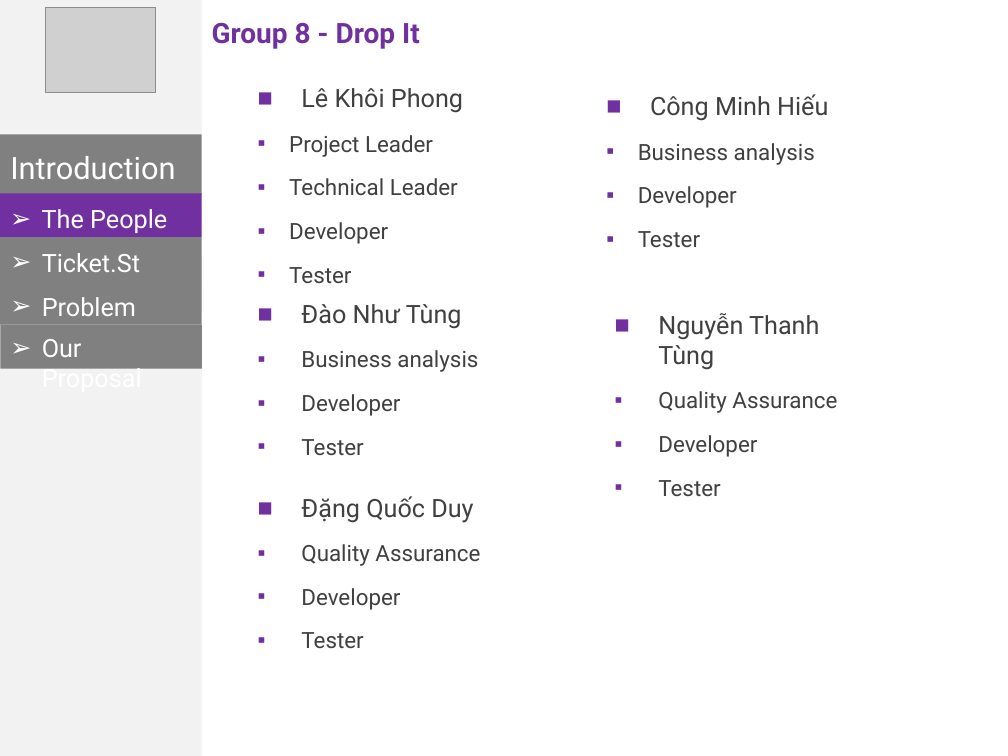
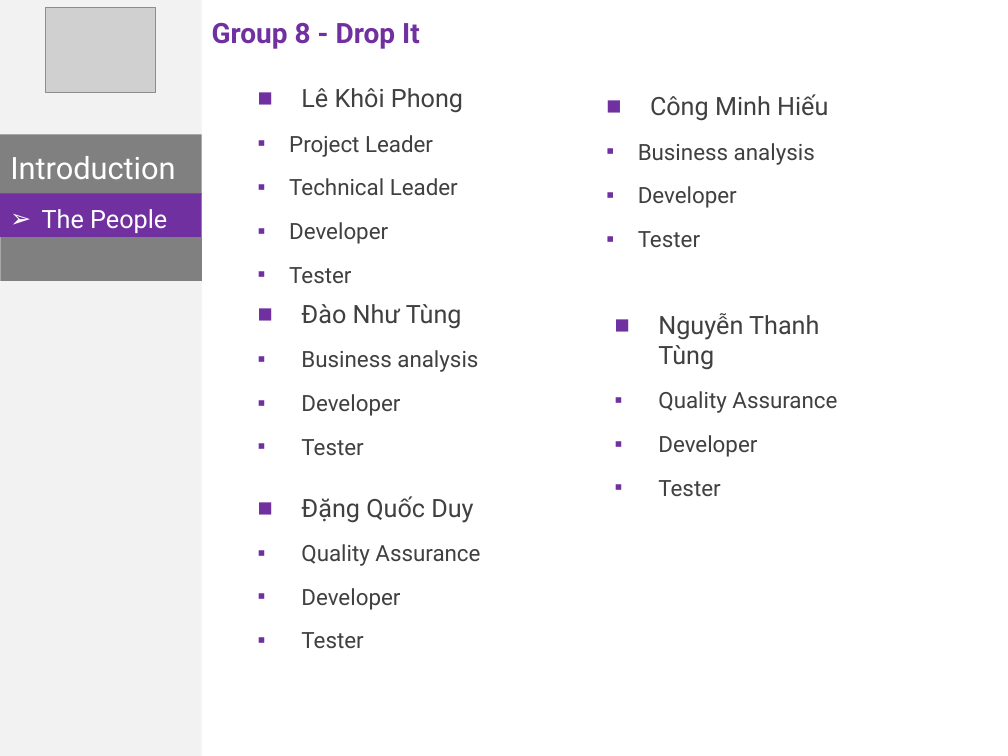
Before and after one commit to phonglk/fptu_capstone, a slide deck: slide 2 of Document/Present.pptx. Drawn at 1008x756 pixels with LibreOffice and Linux fonts; fonts in the diff are those of the drawing; grey boxes stand for pictures. Boxes give left, top, right and bottom in pixels: in the first picture for what was removed or moved away, otherwise in the second. Text is boxed around its words. In the diff, an @@ line names an element or a change of style, - is before the commit and + after.

```diff
--- a/Document/Present.pptx
+++ b/Document/Present.pptx
@@ text removed at [42,253,140,272] @@
-➢ Ticket.St
@@ rectangle removed at [0,281,202,325] @@
@@ text removed at [42,297,136,316] @@
-➢ Problem
@@ rectangle removed at [0,325,202,368] @@
@@ text removed at [42,339,142,369] @@
-➢ Our Proposal
```
Also in this commit, not shown: 1 other slide changed.
